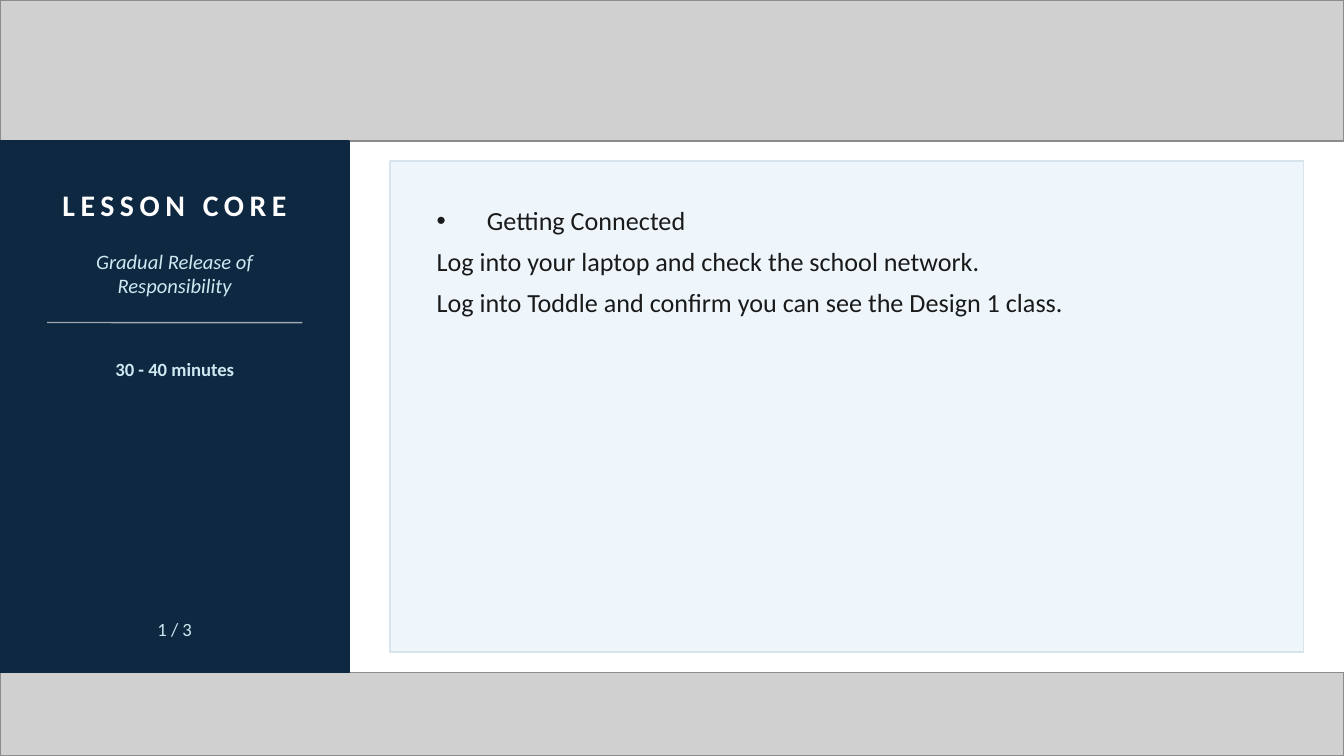
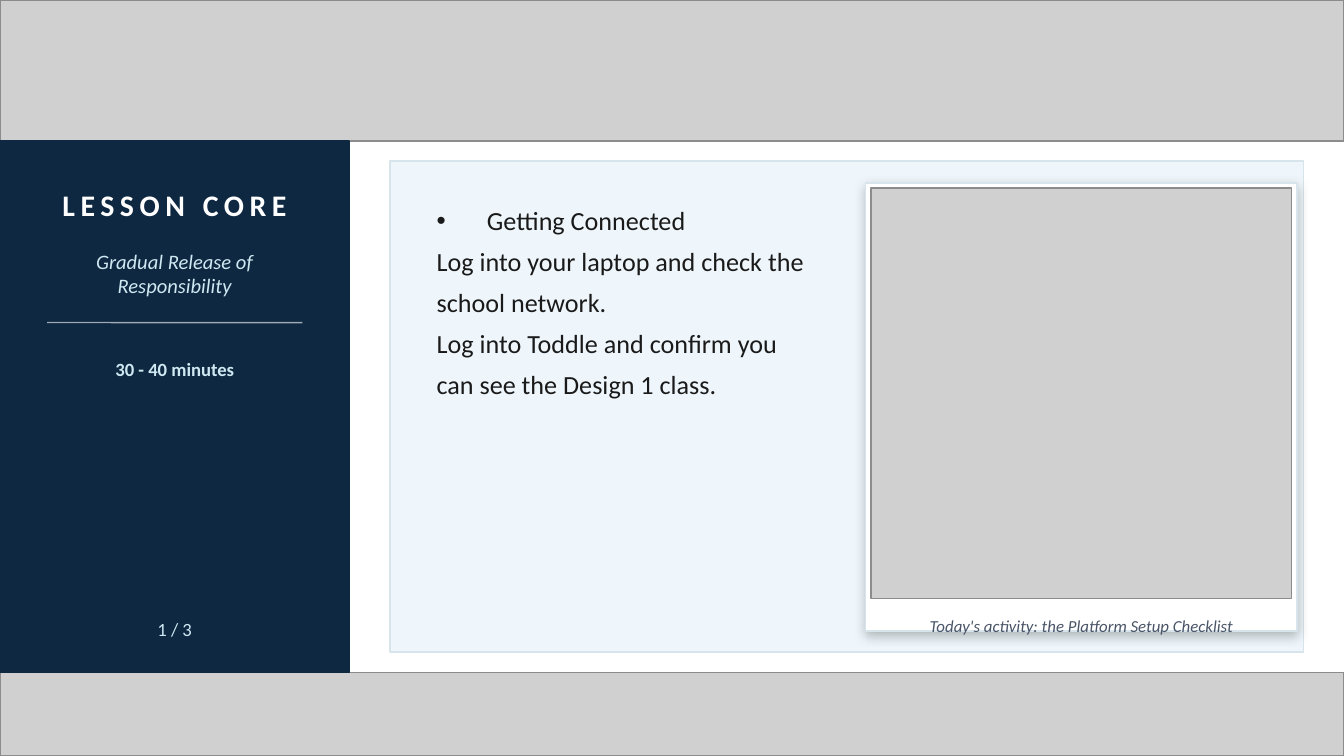
Before and after one commit to Arwa-Abboud/design1-term1-html-unit, a slide deck: slide 7 of resources/week-01/W1L2 - Platform & Login Setup.pptx (slide 6 before the commit). Drawn at 1344x756 pixels with LibreOffice and Linux fonts; fonts in the diff are those of the drawing; grey boxes stand for pictures. Boxes give left, top, right and bottom in pixels: in the first picture for what was removed or moved away, otherwise in the second. Text is boxed around its words. In the diff, an @@ line names an element or a change of style, - is before the commit and + after.

```diff
--- a/resources/week-01/W1L2 - Platform & Login Setup.pptx
+++ b/resources/week-01/W1L2 - Platform & Login Setup.pptx
@@ text "Getting Connected" rewrapped from [437,212,1063,317] to [437,212,803,399] @@
@@ rectangle added at [866,183,1297,630], fill #FFFFFF, outline #D8E4EB 1 pt @@
@@ picture added at [871,188,1292,599] @@
@@ text added at [930,618,1233,635], 9 pt, text #4A5568, italic @@
+Today's activity: the Platform Setup Checklist
```
Also in this commit, not shown: 1 other slide changed, 1 slide added, 2 other files.
